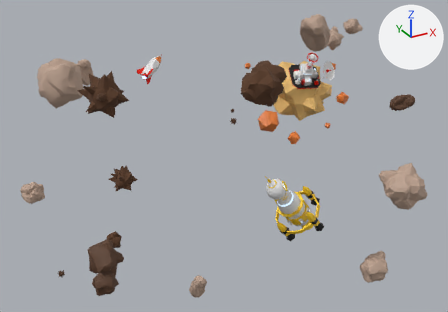
Renders of the glTF model public/space-3d.glb from each side of a commit.
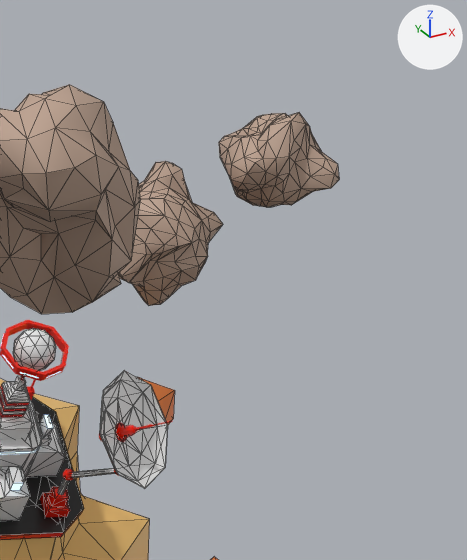
The first picture shows the older version from a camera (50 mm lens) standing at (-0.284, -0.354, 0.361) and looking at (-0.04, 0.09, 0.139). The close-ups show both versions on the part from 69% to 86% of the width and 0% to 30% of the height of that picture; other places that the commit changed are outside them. The axes (+X, +Y, +Z) are drawn at upper right. The lights are the same throughout. The close-ups show mesh edges as thin lines. Where no turn or scale is listed for an object, it has been applied to the vertices.

Names of what the first close-up shows: 'Asteroid #2 3', 'Asteroid #3 5', 'Asteroid #3 6', 'Asteroid Large', 'Ball', 'Building', 'Holder', 'Platform', 'Ring 2', 'Rocks', 'Saucer', 'Tower'.
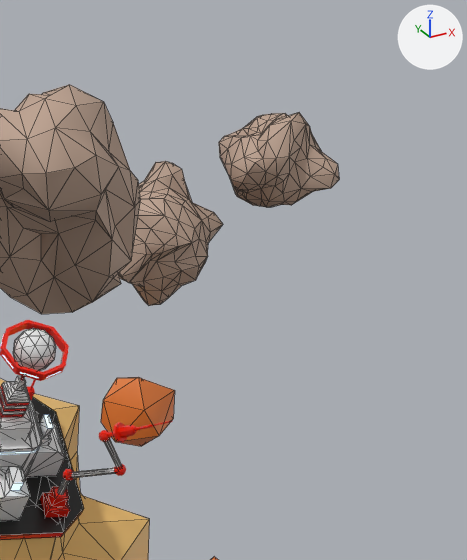
Diff of the bpy script that builds the scene:
```diff
--- a/public/space-3d.glb.py
+++ b/public/space-3d.glb.py
@@ ob_saucer @@
-ob_saucer = bpy.data.objects.new('Saucer', me_mesh_5)
+ob_saucer = bpy.data.objects.new('Saucer', None)
 ob_saucer.parent = ob_base_station
```

Pixel boxes (x1, y1, x2, y2) of what changed, in the close-ups (467 x 560 px):
'Saucer', no longer drawn
    before: (100, 370, 168, 489)
'Rocks', unchanged, uncovered by the edit
    before: (137, 377, 218, 560)
    after: (101, 377, 218, 560)
